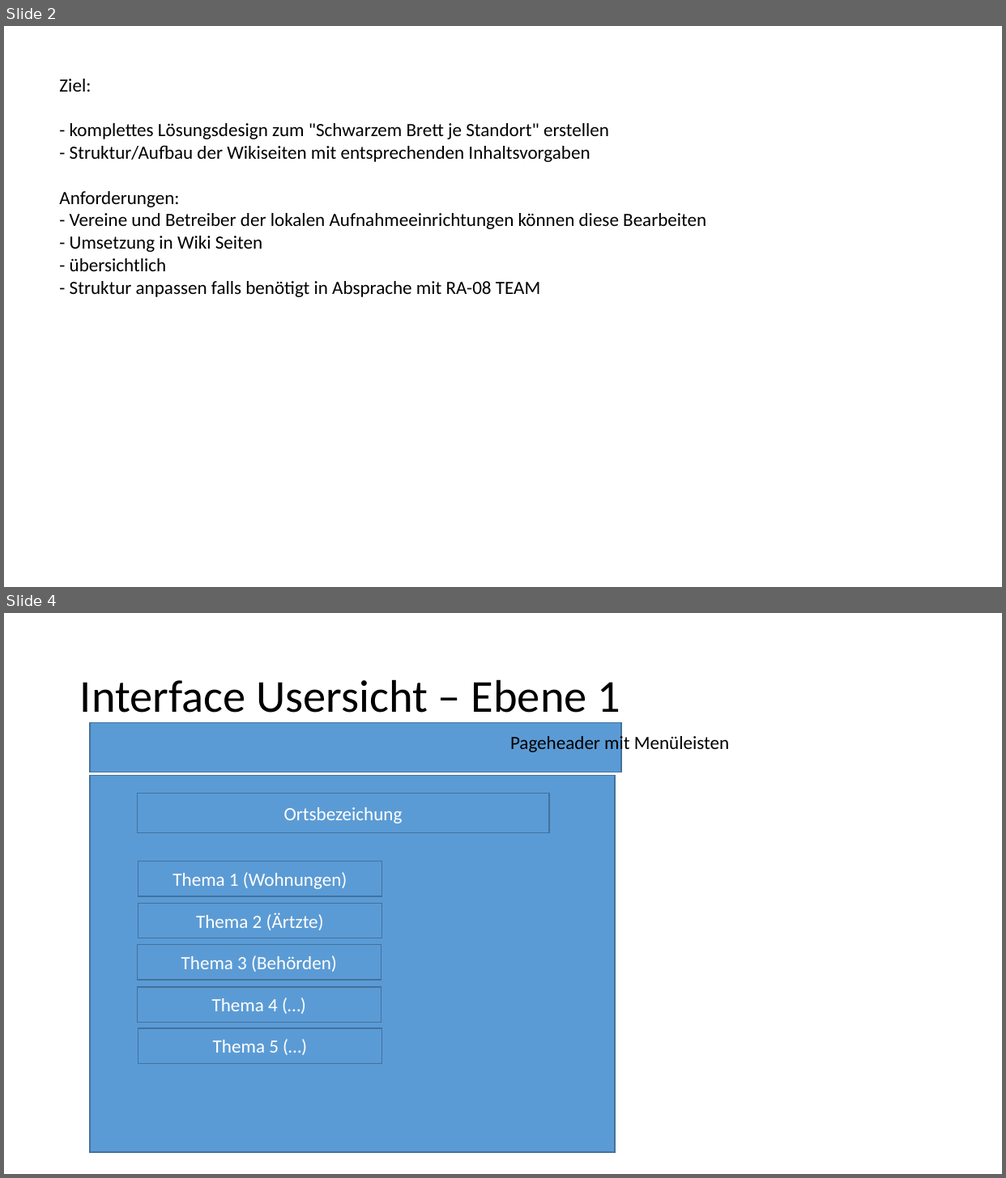
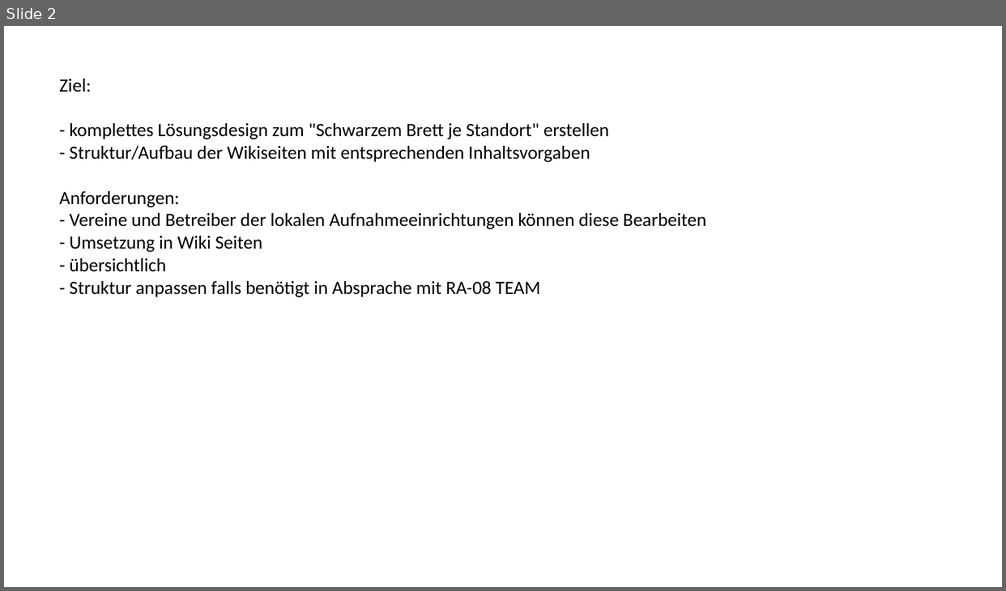
Before and after one commit to RefugeesWelcomeApp/ApplicationDevelopment, a slide deck: Solution_Design/Story Board/Storys/RA-35-Schwarzes Brett/RA-35-Schwarzes Brett.pptx. Shown one above the other, each under a label of ours: slides 2 and 4 before the commit, slide 2 after it; the slides between them are not shown. The pictures are 1006x1178 and 1006x591 pixels, drawn with LibreOffice and Linux fonts; fonts in the diff are those of the drawing. Boxes give left, top, right and bottom in pixels: in the first picture for what was removed or moved away, otherwise in the second. Text is boxed around its words. In the diff, an @@ line names an element or a change of style, - is before the commit and + after.

```diff
--- a/Solution_Design/Story Board/Storys/RA-35-Schwarzes Brett/RA-35-Schwarzes Brett.pptx
+++ b/Solution_Design/Story Board/Storys/RA-35-Schwarzes Brett/RA-35-Schwarzes Brett.pptx
@@ slide 4 removed at [4, 613, 1002, 1174], background #FFFFFF @@
@@ title removed at [80, 679, 621, 713] @@
-Interface Usersicht – Ebene 1
@@ rectangle removed at [90, 723, 621, 772] @@
@@ text removed at [510, 734, 729, 755] @@
-Pageheader mit Menüleisten
@@ rectangle removed at [90, 776, 615, 1152] @@
@@ rectangle removed at [138, 794, 550, 833] @@
-Ortsbezeichung
@@ rectangle removed at [138, 862, 382, 897] @@
-Thema 1 (Wohnungen)
@@ rectangle removed at [138, 904, 382, 939] @@
-Thema 2 (Ärtzte)
@@ rectangle removed at [138, 944, 381, 980] @@
-Thema 3 (Behörden)
@@ rectangle removed at [138, 987, 381, 1023] @@
-Thema 4 (…)
@@ rectangle removed at [138, 1029, 382, 1063] @@
-Thema 5 (…)
```
Also in this commit, not shown: 4 slides added, 5 other slides removed.
